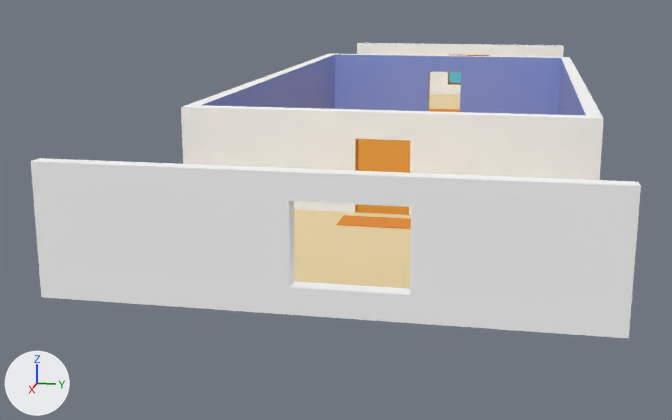
A saved change to the Blender file iggj19-game/Assets/Models/Wohnungsmodul-mit-Fenster.blend.
Camera for both pictures: a camera (50 mm lens) standing at (7.73, 0.81, 1.38) and looking at (4.01, 0.06, 0.45). The lights are fixed; the arrows at lower left show +X, +Y and +Z.

The first picture shows 'Cube.002', 'Flur', 'Wohnung'.
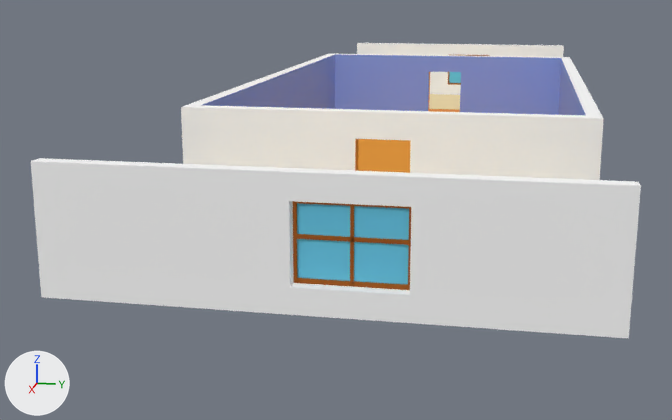
Boxes (x1, y1, x2, y2) around the edits, measured in the pictures (672 x 420 px):
'Cube.003', added (cyan)
    after: (293, 201, 411, 290)
    faces in mat_window (cyan #6bc9e7): (297, 203, 409, 284)
    faces in mat_rahmen (brown #a15c27): (293, 201, 411, 290)

What the commit changed:
Object 'Cube.003' (ob_cube_003) is new; it shows a copy of the mesh of ob_cube.
Its location is (4.025, 0.138, 0.187).
Its rotation in degrees is (0, 0, 180).
It gains a MIRROR modifier named 'Mirror'.
Modifier setting: use_axis = (False, True, False).
Modifier setting: use_clip = True.
